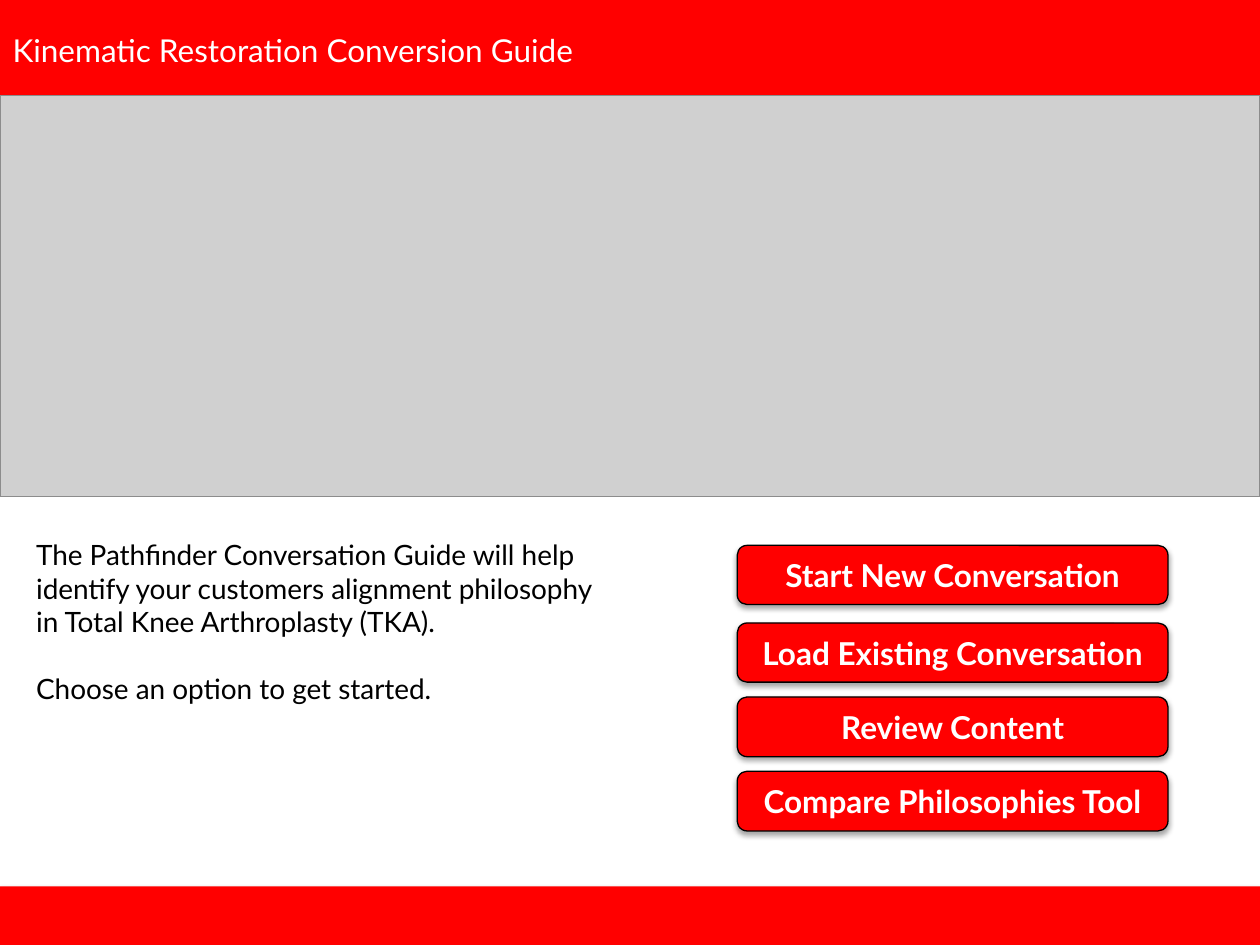
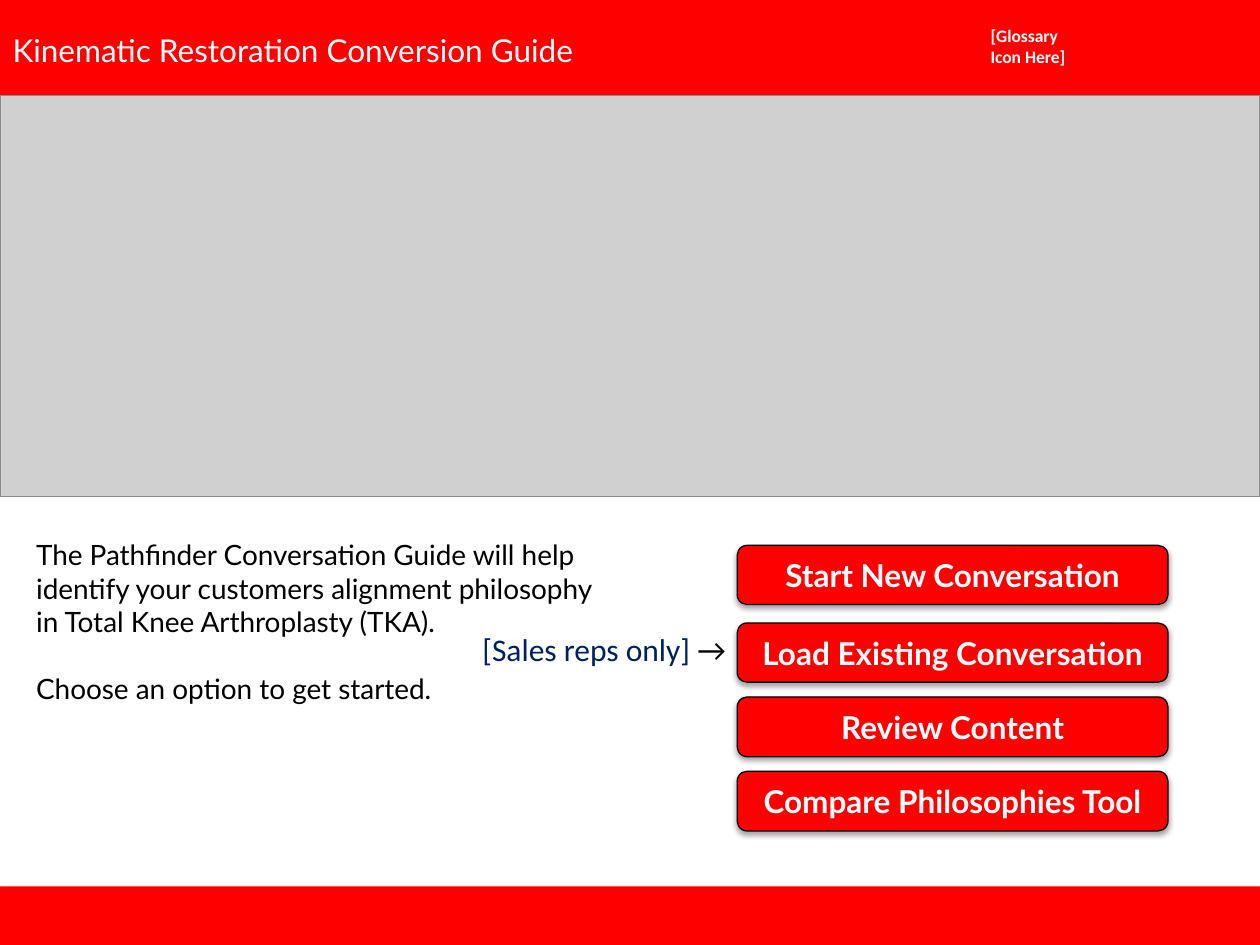
Before and after one commit to S4-NetQuest/jnj-pathfinder-conversation, a slide deck: slide 2 of _DESIGN/UX.pptx (slide 1 before the commit). Drawn at 1260x945 pixels with LibreOffice and Linux fonts; fonts in the diff are those of the drawing; grey boxes stand for pictures; background and template pictures are left out. Boxes give left, top, right and bottom in pixels: in the first picture for what was removed or moved away, otherwise in the second. Text is boxed around its words. In the diff, an @@ line names an element or a change of style, - is before the commit and + after.

```diff
--- a/_DESIGN/UX.pptx
+++ b/_DESIGN/UX.pptx
@@ text added at [991, 29, 1065, 66], 10 pt, text #FFFFFF, bold @@
+[Glossary Icon Here]
@@ text added at [482, 638, 690, 666], 18 pt, text #002060 @@
+[Sales reps only] →
```
Also in this commit, not shown: 4 other slides changed, 1 slide added, 25 other files.
